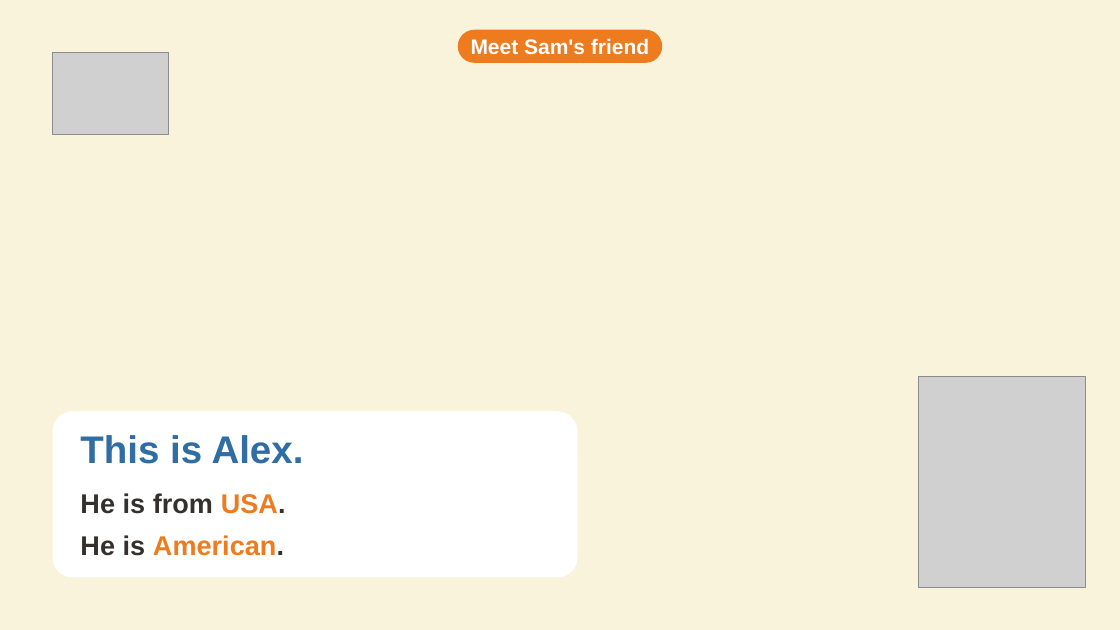
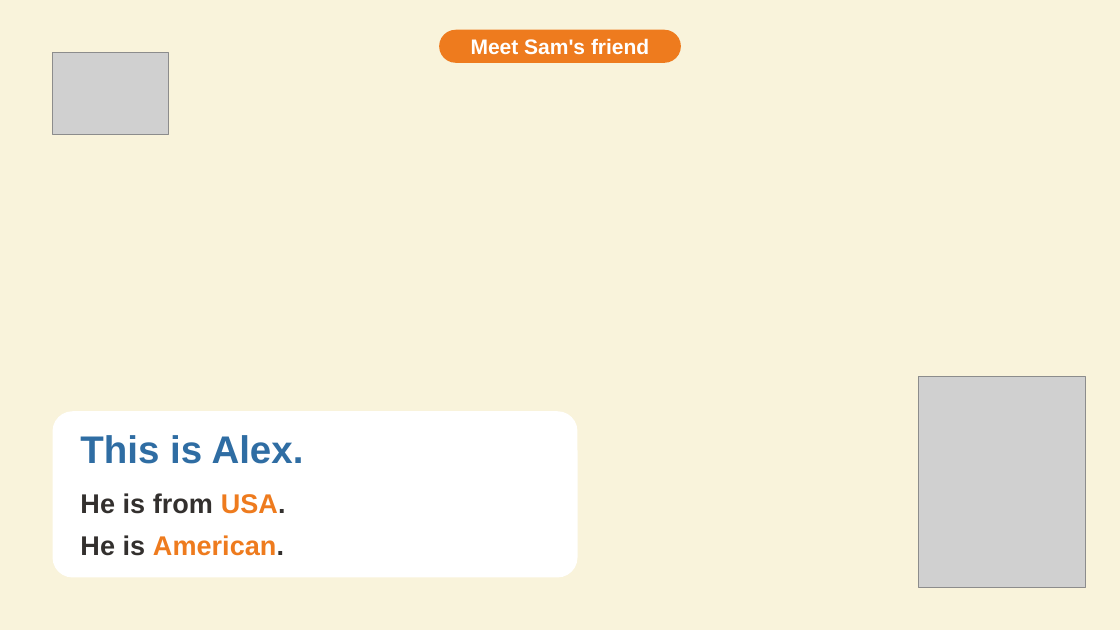
Before and after one commit to 5ubramAn007/sam-deck-host, a slide deck: slide 16 of sam_journey.pptx. Drawn at 1120x630 pixels with LibreOffice and Linux fonts; fonts in the diff are those of the drawing; grey boxes stand for pictures; background and template pictures are left out. Boxes give left, top, right and bottom in pixels: in the first picture for what was removed or moved away, otherwise in the second. Text is boxed around its words. In the diff, an @@ line names an element or a change of style, - is before the commit and + after.

```diff
--- a/sam_journey.pptx
+++ b/sam_journey.pptx
@@ rounded rectangle "Meet Sam's friend": place and size @@
-rounded rectangle "Meet Sam's friend" at bbox=[458, 29, 662, 62]
+rounded rectangle "Meet Sam's friend" at bbox=[439, 29, 681, 62]
```
Also in this commit, not shown: 9 other slides changed.
